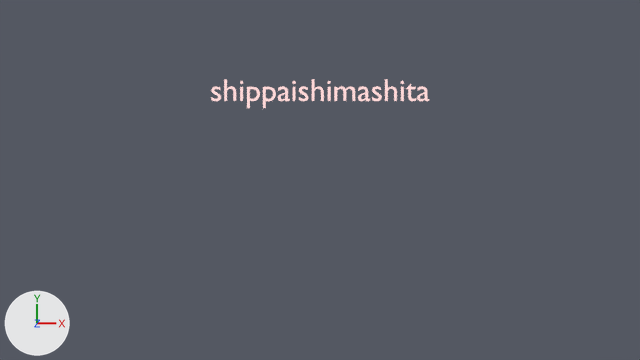
Before and after pictures for a commit that changed the Blender file rendermarker.background.blend.
Both versions are drawn from the file's camera 'cam.continue.004'. The lights are fixed; the arrows at lower left show +X, +Y and +Z. Text is drawn in Blender's own font.

The scene before the commit, as lines of its bpy script (objects in view):
```python
txt_text_290 = bpy.data.curves.new('Text.290', 'FONT')
txt_text_290.body = 'shippaishimashita'
txt_text_290.materials.append(mat_mod_red)  # white #ffd9d9
txt_text_290.align_x = 'CENTER'
txt_text_290.size = 0.4
ob_text_103 = bpy.data.objects.new('Text.103', txt_text_290)
ob_text_103.location = (0.0, 0.519, 0.0)
ob_text_103.scale = (0.522, 0.522, 0.522)
```
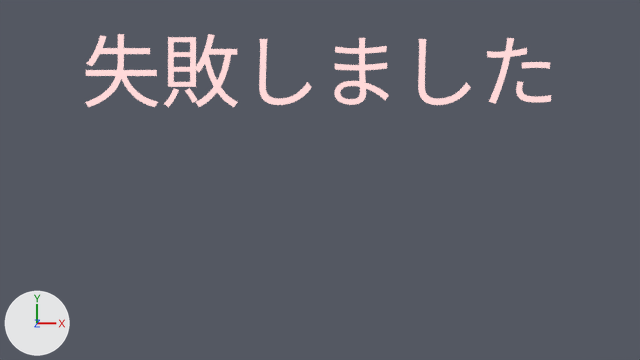
Boxes [x1, y1, x2, y2] around the edits, measured in the pictures (640 x 360 px):
'Text.103', text changed
    before: [211, 79, 429, 108]
    after: [85, 34, 551, 107]

What the commit changed:
In text 'Text.290' (txt_text_290), body goes from 'shippaishimashita' to '失敗しました'.
In text 'Text.290' (txt_text_290), size is no longer 0.4.
